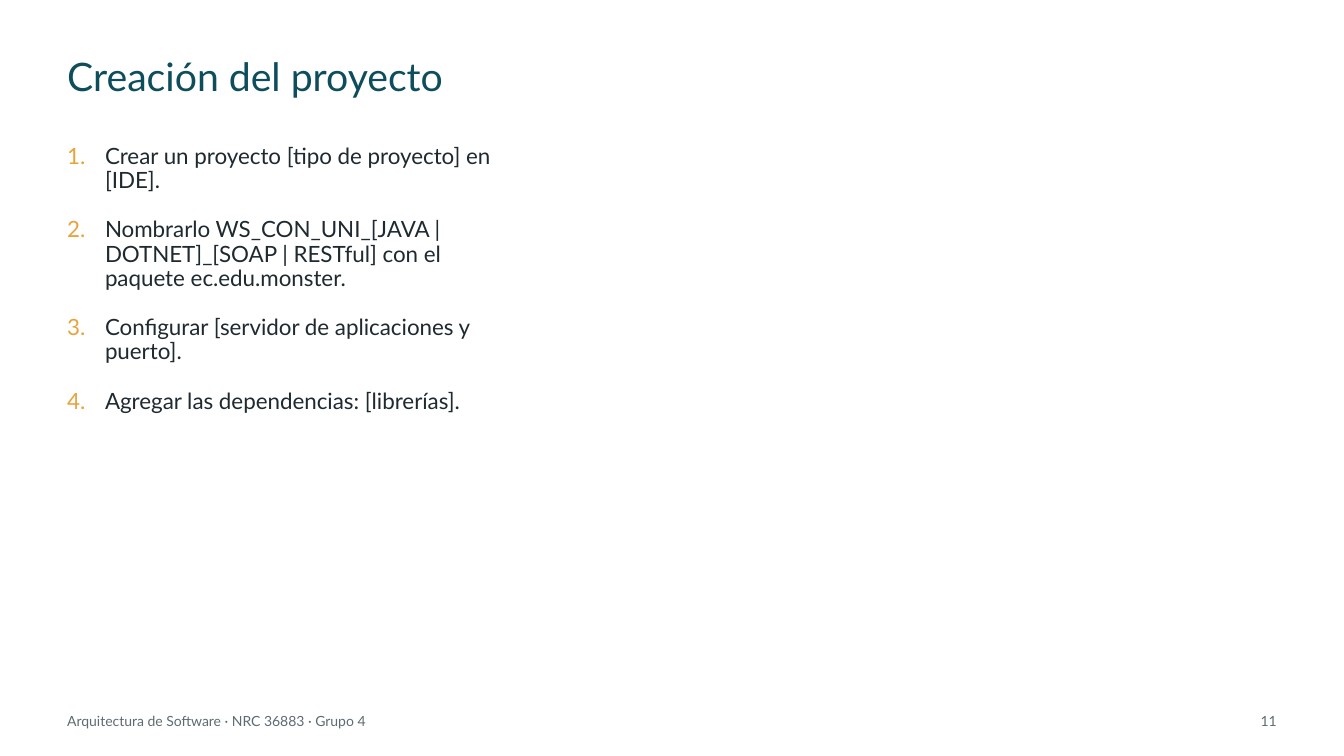
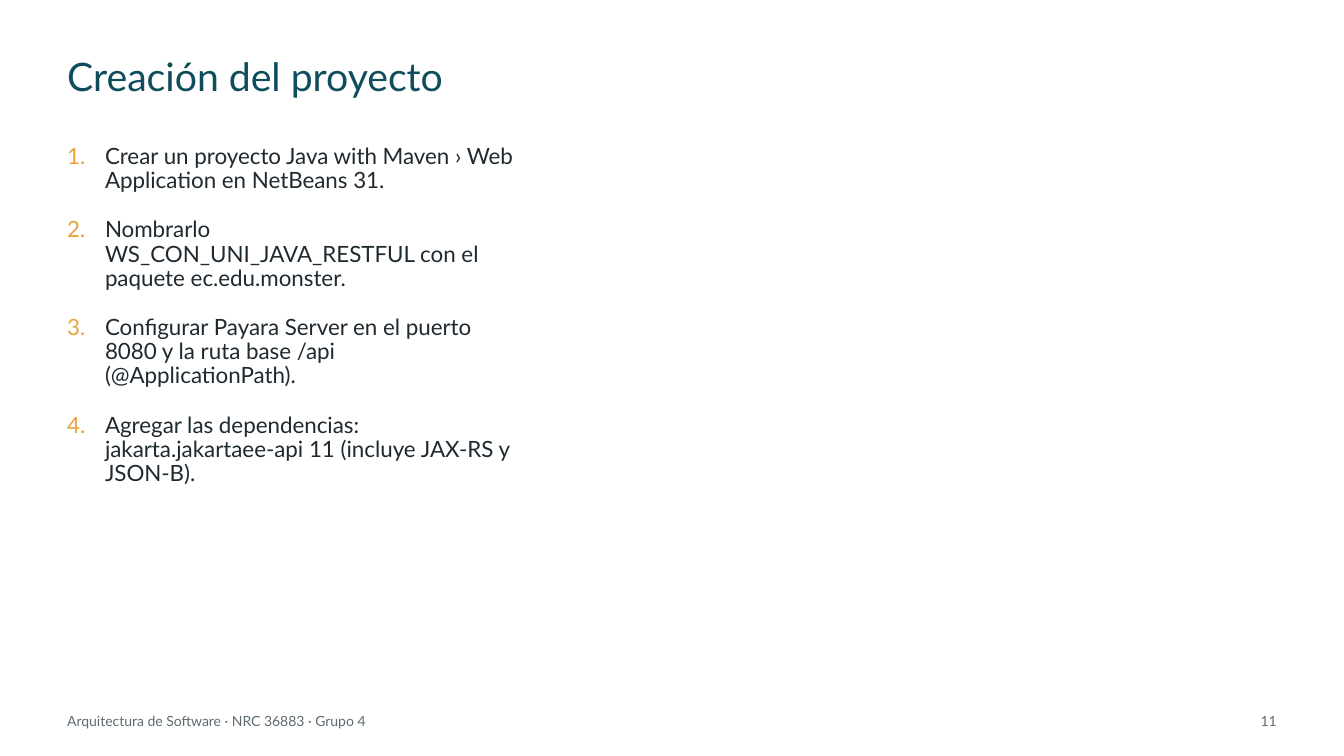
Before and after one commit to IMarcusDev/TI.1.3.-PAO202651_RESTFUL_JAVA_SINBDD_NRC_36883_GR04, a slide deck: slide 11 of 05. DOCUMENTACION/PRESENTACION TI.1.3. RESTFUL sin BDD en JAVA GR4.pptx. Drawn at 1344x756 pixels with LibreOffice and Linux fonts; fonts in the diff are those of the drawing. Boxes give left, top, right and bottom in pixels: in the first picture for what was removed or moved away, otherwise in the second. Text is boxed around its words. In the diff, an @@ line names an element or a change of style, - is before the commit and + after.

```diff
--- a/05. DOCUMENTACION/PRESENTACION TI.1.3. RESTFUL sin BDD en JAVA GR4.pptx
+++ b/05. DOCUMENTACION/PRESENTACION TI.1.3. RESTFUL sin BDD en JAVA GR4.pptx
@@ text at [105, 147, 513, 484]: text changed @@
-1. Crear un proyecto [tipo de proyecto] en [IDE].
-2. Nombrarlo WS_CON_UNI_[JAVA | DOTNET]_[SOAP | RESTful] con el paquete ec.edu.monster.
-3. Configurar [servidor de aplicaciones y puerto].
-4. Agregar las dependencias: [librerías].
+1. Crear un proyecto Java with Maven › Web Application en NetBeans 31.
+2. Nombrarlo WS_CON_UNI_JAVA_RESTFUL con el paquete ec.edu.monster.
+3. Configurar Payara Server en el puerto 8080 y la ruta base /api (@ApplicationPath).
+4. Agregar las dependencias: jakarta.jakartaee-api 11 (incluye JAX-RS y JSON-B).
```
Also in this commit, not shown: 27 other slides changed.
